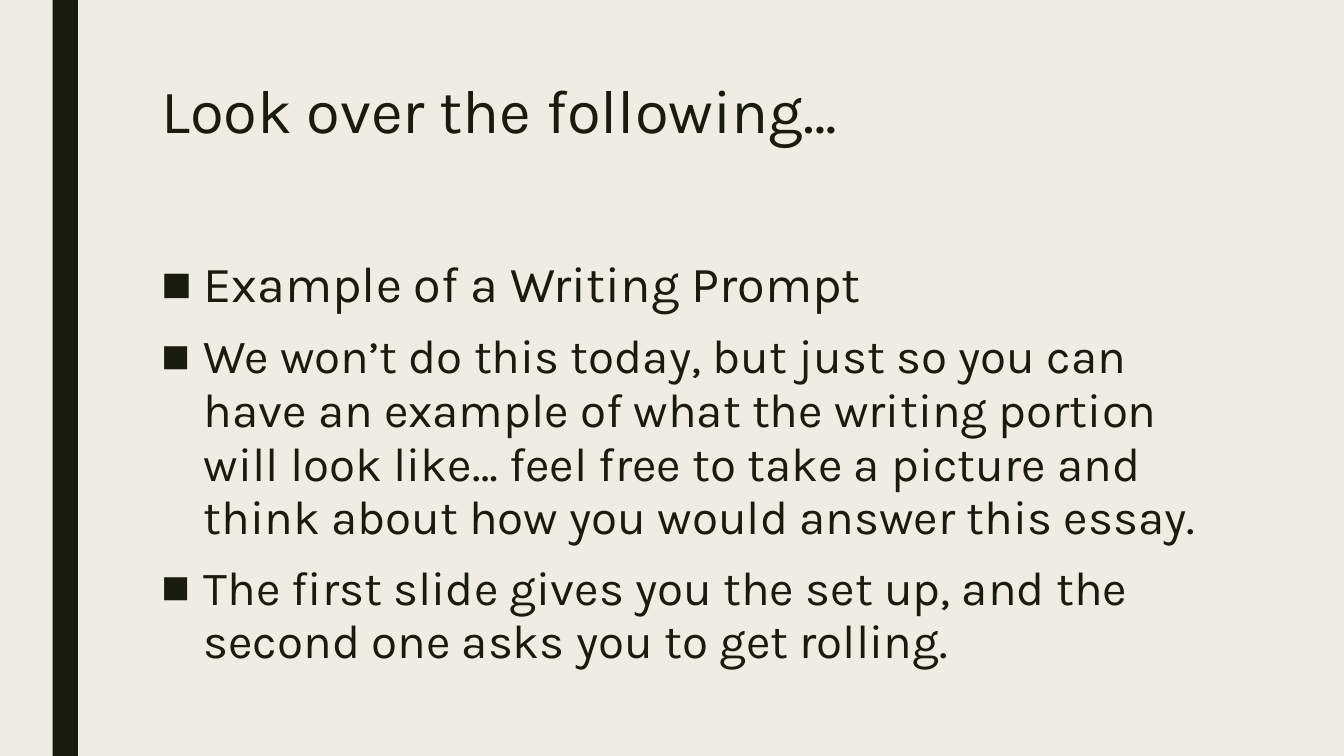
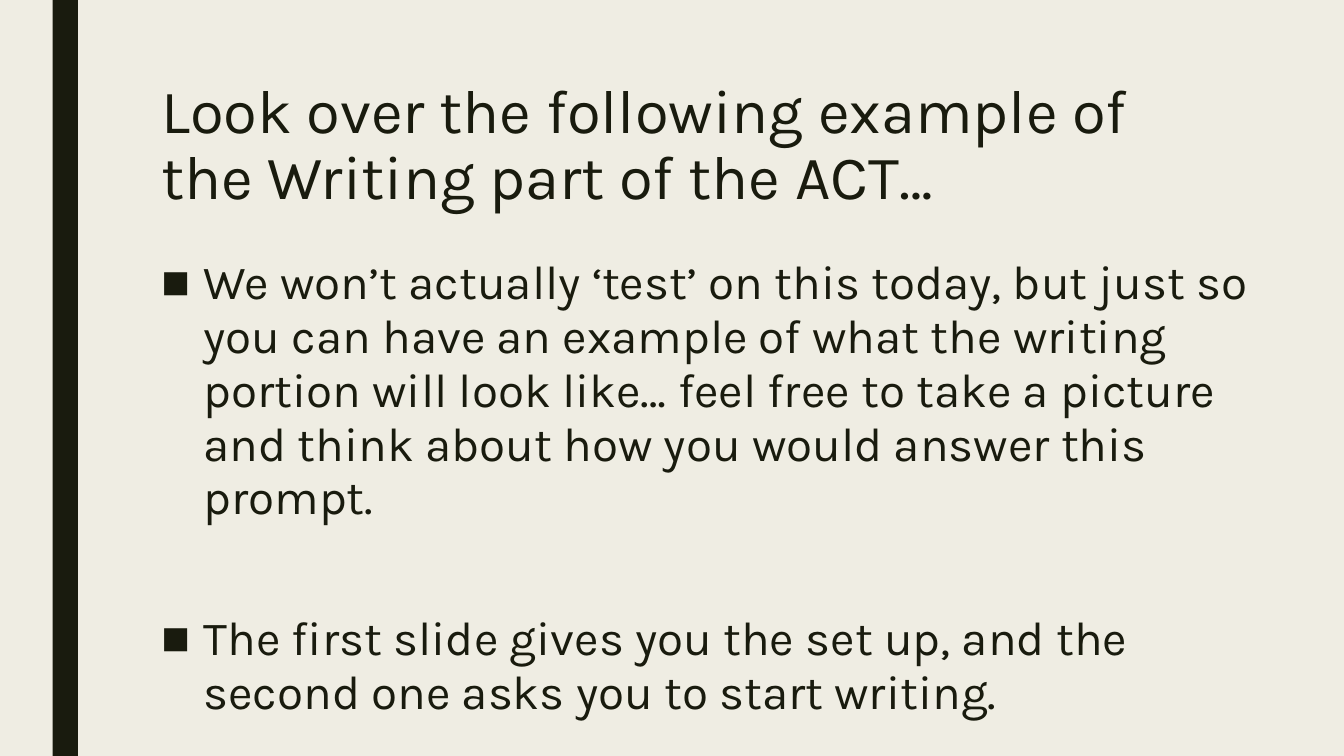
Before and after one commit to codecuddy/algebra_3-4, a slide deck: slide 14 of _PowerPoints/2nd Semester/Unit 7 ACT/Algebra4_Day_063 ACT Abbreviated Test.pptx (slide 12 before the commit). Drawn at 1344x756 pixels with LibreOffice and Linux fonts; fonts in the diff are those of the drawing. Boxes give left, top, right and bottom in pixels: in the first picture for what was removed or moved away, otherwise in the second. Text is boxed around its words. In the diff, an @@ line names an element or a change of style, - is before the commit and + after.

```diff
--- a/_PowerPoints/2nd Semester/Unit 7 ACT/Algebra4_Day_063 ACT Abbreviated Test.pptx
+++ b/_PowerPoints/2nd Semester/Unit 7 ACT/Algebra4_Day_063 ACT Abbreviated Test.pptx
@@ title at (x1=161, y1=90, x2=1127, y2=214): text changed @@
-Look over the following…
+Look over the following example of the Writing part of the ACT…
@@ text at (x1=204, y1=266, x2=1248, y2=720): text changed @@
-■ Example of a Writing Prompt
-■ We won’t do this today, but just so you can have an example of what the writing portion will look like… feel free to take a picture and think about how you would answer this essay.
-■ The first slide gives you the set up, and the second one asks you to get rolling.
+■ We won’t actually ‘test’ on this today, but just so you can have an example of what the writing portion will look like… feel free to take a picture and think about how you would answer this prompt.
+■ The first slide gives you the set up, and the second one asks you to start writing.
```
Also in this commit, not shown: 5 other slides changed, 2 slides added, 1 other file.
